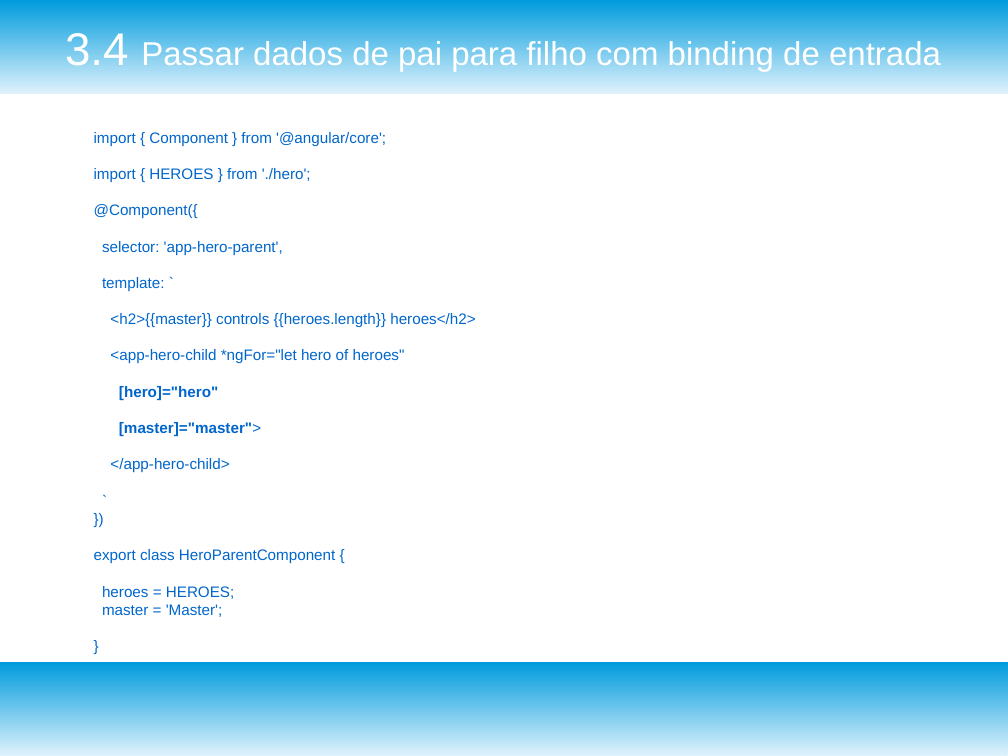
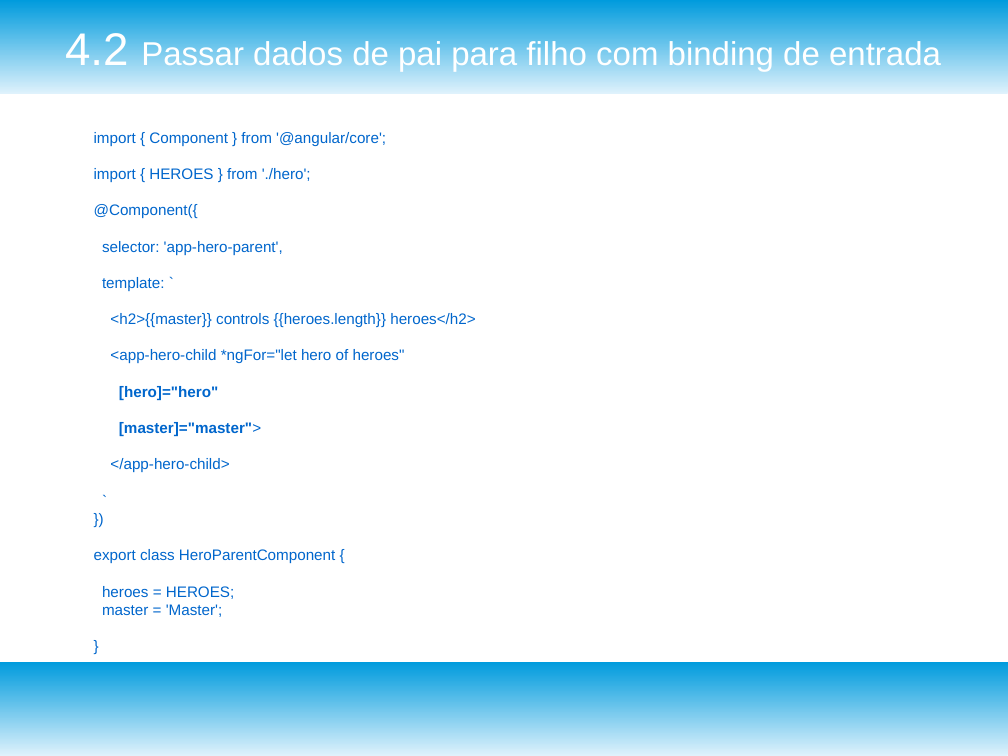
Before and after one commit to josivanribeiro/treinamentoangular, a slide deck: slide 27 of TreinamentoAngular_Aula_3.odp. Drawn at 1008x756 pixels with LibreOffice and Linux fonts; fonts in the diff are those of the drawing. Boxes give left, top, right and bottom in pixels: in the first picture for what was removed or moved away, otherwise in the second. Text is boxed around its words. In the diff, an @@ line names an element or a change of style, - is before the commit and + after.

```diff
--- a/TreinamentoAngular_Aula_3.odp
+++ b/TreinamentoAngular_Aula_3.odp
@@ title at <box>65,30,941,72</box>: text changed @@
-3.4 Passar dados de pai para filho com binding de entrada
+4.2 Passar dados de pai para filho com binding de entrada
```
Also in this commit, not shown: 4 other slides changed, 22 slides added, 14 other files.
